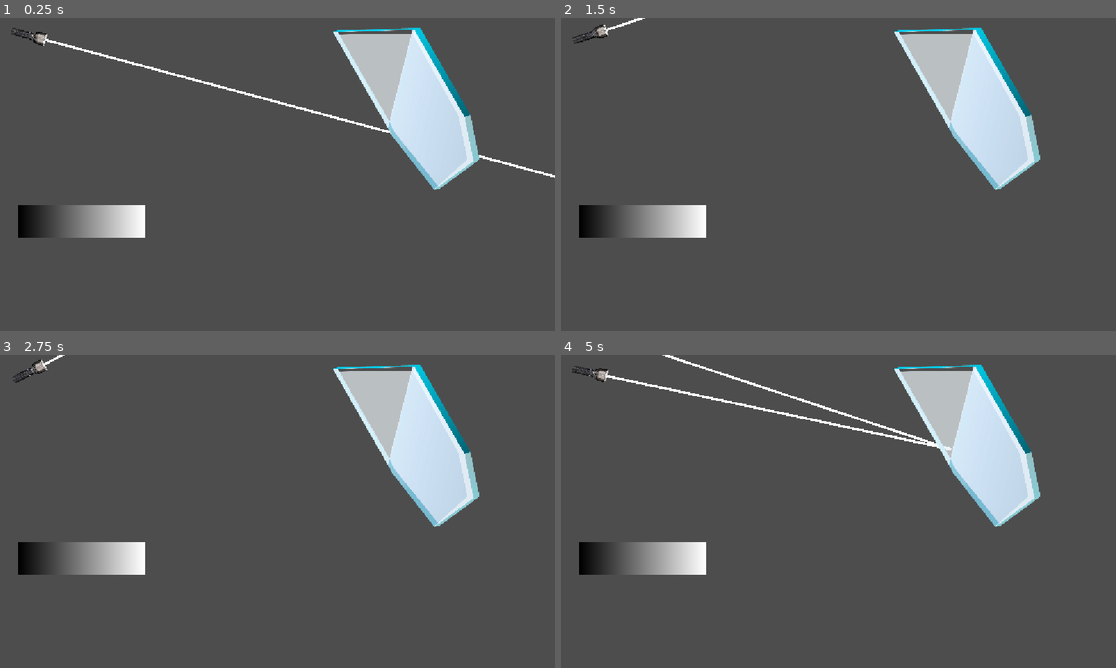
Above: before the commit, frames 1-4 (two rows, left to right).
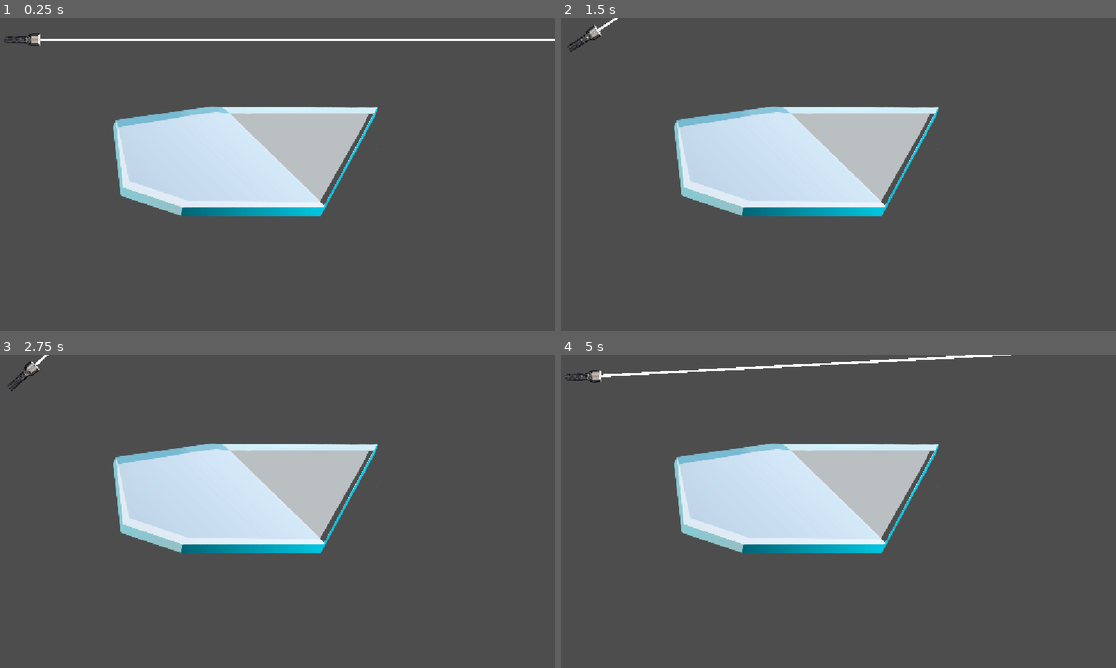
Above: after the commit, the same moments.

Repository: Zandiego228/mygamelizer
Game: Godot game, scene res://scene/node_2d.tscn
Two runs of this game, one before a commit and one after it. Both use one fixed random seed, a clock stepped at 60 frames per second and the inputs below. The engine's default icon, where the game draws it, is replaced by a stand-in: a white triangle on a blue panel in a dark square.
Inputs:
- Up to frame 1 (0.25 s): no input
- Up to frame 2 (1.5 s): tap Enter at 0.5 s; hold Right (ui_right) 0.53-1.28 s; hold Left (ui_left) from 1.28 s (still down)
- Up to frame 3 (2.75 s): release Left (ui_left) at 2.03 s; hold Right (ui_right) from 2.03 s (still down)
- Up to frame 4 (5 s): release Right (ui_right) at 3.53 s; hold Left (ui_left) from 3.53 s (still down)

The runs differ from the first frame. In frame 1, 24% of the frame differs, in the area x 0-100%, y 3-71%; in frame 2, 23%; in frame 3, 23%; in frame 4, 24%, in the area x 0-87%, y 0-71%.

Commit message:
добавил линзы

Diff:
--- /dev/null
+++ b/scene/double_lens.tscn
@@ -0,0 +1,16 @@
+[gd_scene format=3 uid="uid://dphlof61boq03"]
+
+[ext_resource type="Texture2D" uid="uid://bfdyfcuuthi5y" path="res://image/стекло подправленое текстура.png" id="1_io5by"]
+[ext_resource type="Script" uid="uid://b34xp30qwwjnd" path="res://script/double_lens.gd" id="2_io5by"]
+
+[node name="double_lens" type="Sprite2D" unique_id=2027413619]
+scale = Vector2(0.5630904, 0.56309044)
+texture = ExtResource("1_io5by")
+script = ExtResource("2_io5by")
+
+[node name="Area2D" type="Area2D" parent="." unique_id=378486935]
+
+[node name="CollisionPolygon2D" type="CollisionPolygon2D" parent="Area2D" unique_id=2103188885]
+position = Vector2(-17.37614, 12.370604)
+scale = Vector2(0.9162464, 0.9162465)
+polygon = PackedVector2Array(248.23041, -66.80133, -367.381, -71.74958, -714.90356, -19.792988, -724.8328, 4.948247, -695.04517, 257.30884, -476.6024, 331.53253, 39.716866, 331.53253, 243.26581, -39.585976)
--- /dev/null
+++ b/scene/lens.tscn
@@ -0,0 +1,17 @@
+[gd_scene format=3 uid="uid://br2b7j8pkxihh"]
+
+[ext_resource type="Texture2D" uid="uid://bfdyfcuuthi5y" path="res://image/стекло подправленое текстура.png" id="1_scjey"]
+[ext_resource type="Script" uid="uid://dd2ccq1tqb03u" path="res://script/lens.gd" id="2_waglv"]
+
+[node name="lens" type="Sprite2D" unique_id=2027413619]
+position = Vector2(620, 243)
+scale = Vector2(0.40285152, 0.40418354)
+texture = ExtResource("1_scjey")
+script = ExtResource("2_waglv")
+
+[node name="Area2D" type="Area2D" parent="." unique_id=378486935]
+
+[node name="CollisionPolygon2D" type="CollisionPolygon2D" parent="Area2D" unique_id=2103188885]
+position = Vector2(-17.37614, 12.370604)
+scale = Vector2(0.9162464, 0.9162465)
+polygon = PackedVector2Array(248.23041, -66.80133, -367.381, -71.74958, -714.90356, -19.792988, -724.8328, 4.948247, -695.04517, 257.30884, -476.6024, 331.53253, 39.716866, 331.53253, 243.26581, -39.585976)
--- a/scene/mirror.tscn
+++ b/scene/mirror.tscn
@@ -1,18 +1,16 @@
-[gd_scene format=3 uid="uid://br2b7j8pkxihh"]
+[gd_scene format=3 uid="uid://vvafkehhwhee"]
 
-[ext_resource type="Texture2D" uid="uid://bfdyfcuuthi5y" path="res://image/стекло подправленое текстура.png" id="1_scjey"]
+[ext_resource type="Texture2D" uid="uid://pgyjxkhtvp73" path="res://image/black.png" id="1_igoce"]
 
-[sub_resource type="RectangleShape2D" id="RectangleShape2D_j7ndo"]
-size = Vector2(16.987595, 517.956)
+[sub_resource type="RectangleShape2D" id="RectangleShape2D_g4v7s"]
+size = Vector2(50.000008, 50.000004)
 
-[node name="Sprite2D" type="Sprite2D" unique_id=2027413619]
-scale = Vector2(0.40285152, 0.40418354)
-texture = ExtResource("1_scjey")
+[node name="mirror" type="Sprite2D" unique_id=1219286579]
+texture = ExtResource("1_igoce")
 
-[node name="StaticBody2D" type="StaticBody2D" parent="." unique_id=450408220]
+[node name="StaticBody2D" type="StaticBody2D" parent="." unique_id=696093580]
 
-[node name="CollisionShape2D" type="CollisionShape2D" parent="StaticBody2D" unique_id=1813655372]
-position = Vector2(-137.00275, 114.8275)
-rotation = -0.7853981
-scale = Vector2(0.99999994, 0.9999999)
-shape = SubResource("RectangleShape2D_j7ndo")
+[node name="CollisionShape2D" type="CollisionShape2D" parent="StaticBody2D" unique_id=1296944513]
+position = Vector2(-7.0929525e-07, 2.658367e-06)
+scale = Vector2(0.99999976, 0.99999976)
+shape = SubResource("RectangleShape2D_g4v7s")
--- a/scene/node_2d.tscn
+++ b/scene/node_2d.tscn
@@ -1,50 +1,21 @@
 [gd_scene format=3 uid="uid://yns24d7rvraj"]
 
-[ext_resource type="Script" uid="uid://dyxfbrogcsw4q" path="res://script/node_2d.gd" id="1_0e48y"]
-[ext_resource type="PackedScene" uid="uid://br2b7j8pkxihh" path="res://scene/mirror.tscn" id="2_3cebx"]
-[ext_resource type="Texture2D" uid="uid://bx40bofn7yy27" path="res://image/icon.svg" id="3_epypp"]
+[ext_resource type="PackedScene" uid="uid://dphlof61boq03" path="res://scene/double_lens.tscn" id="4_3cebx"]
 [ext_resource type="Texture2D" uid="uid://dk05amkyays6l" path="res://image/image-Photoroom.png" id="4_tytcy"]
 [ext_resource type="Script" uid="uid://c4v7c3222r8v0" path="res://script/line.gd" id="5_462ap"]
 [ext_resource type="PackedScene" uid="uid://c8ey3p8d8iapd" path="res://scene/beam.tscn" id="5_tytcy"]
 
-[sub_resource type="Gradient" id="Gradient_0e48y"]
-
-[sub_resource type="GradientTexture2D" id="GradientTexture2D_0hol4"]
-gradient = SubResource("Gradient_0e48y")
-
-[sub_resource type="RectangleShape2D" id="RectangleShape2D_g4v7s"]
-size = Vector2(64.0091, 63.82001)
-
 [node name="Node2D" type="Node2D" unique_id=1161118209]
-script = ExtResource("1_0e48y")
-
-[node name="Sprite2D" parent="." unique_id=2027413619 instance=ExtResource("2_3cebx")]
-position = Vector2(765.00006, 102.00003)
-rotation = -2.0943952
-
-[node name="mirror" type="Sprite2D" parent="." unique_id=1850462665]
-position = Vector2(171, 421)
-scale = Vector2(4.101022, 1.0695899)
-texture = SubResource("GradientTexture2D_0hol4")
-
-[node name="Area2D" type="Area2D" parent="mirror" unique_id=1000686327]
-
-[node name="CollisionShape2D" type="CollisionShape2D" parent="mirror/Area2D" unique_id=1156845377]
-position = Vector2(-0.0045681, 0.08996582)
-scale = Vector2(1, 1.0000001)
-shape = SubResource("RectangleShape2D_g4v7s")
-
-[node name="Sprite2D2" type="Sprite2D" parent="." unique_id=1766098506]
-position = Vector2(-109.00001, 573)
-scale = Vector2(0.09375012, 0.1015624)
-texture = ExtResource("3_epypp")
 
 [node name="line" type="Sprite2D" parent="." unique_id=63424759]
-position = Vector2(61, 36.000008)
-rotation = 1.8325958
+position = Vector2(47.999996, 44.99999)
+rotation = 1.5707964
 scale = Vector2(0.11622682, 0.11622682)
 texture = ExtResource("4_tytcy")
 script = ExtResource("5_462ap")
 
 [node name="Beam" parent="line" unique_id=1239925210 instance=ExtResource("5_tytcy")]
 scale = Vector2(6.6666665, 6.6666665)
+
+[node name="double_lens" parent="." unique_id=2027413619 instance=ExtResource("4_3cebx")]
+position = Vector2(644, 223)
--- /dev/null
+++ b/scene/woll.tscn
@@ -0,0 +1,16 @@
+[gd_scene format=3 uid="uid://y8u5va88yc1u"]
+
+[ext_resource type="Texture2D" uid="uid://dj21o5fnsf4pm" path="res://image/withe.png" id="1_m4et8"]
+
+[sub_resource type="RectangleShape2D" id="RectangleShape2D_g4v7s"]
+size = Vector2(50, 50)
+
+[node name="woll" type="Sprite2D" unique_id=1771300014]
+texture = ExtResource("1_m4et8")
+
+[node name="Area2D" type="Area2D" parent="." unique_id=48299851]
+
+[node name="CollisionShape2D" type="CollisionShape2D" parent="Area2D" unique_id=194822695]
+position = Vector2(-2.098083e-06, 7.6293924e-07)
+scale = Vector2(0.99999976, 0.99999976)
+shape = SubResource("RectangleShape2D_g4v7s")
--- /dev/null
+++ b/script/double_lens.gd
@@ -0,0 +1,24 @@
+extends Sprite2D
+
+var clone = 0
+var clone2 = 0
+
+# Called when the node enters the scene tree for the first time.
+func _ready() -> void:
+	clone = preload("res://scene/beam.tscn").instantiate()
+	clone2 = preload("res://scene/beam.tscn").instantiate()
+	add_child(clone)
+	add_child(clone2)
+	clone.position = Vector2(-150, -60)
+	clone2.rotation_degrees = $".".rotation_degrees + 180
+	clone2.position = Vector2(-150, 300)
+	pass
+	# Replace with function body.
+
+
+# Called every frame. 'delta' is the elapsed time since the previous frame.
+func _physics_process(delta: float) -> void:
+	#print($Area2D,$"../line/Beam".selff)
+	clone.visible = ($Area2D == $"../line/Beam".selff)
+	clone2.visible = ($Area2D == $"../line/Beam".selff)
+	#clone2.visible = ($Area2D == $"../line/Beam".selff)
--- a/script/laser.gd
+++ b/script/laser.gd
@@ -3,11 +3,12 @@
 var size_line = Vector2(10,10)
 var angle_deg
 var size
+var selff
+func _ready() -> void:
 
-func _ready() -> void:
 	z_index = -1
 	width = 0.5
-	default_color = Color.WHITE
+
 	$RayCast2D.collide_with_areas = true
 	$RayCast2D.target_position = Vector2(0, -1000)
 	scale = size_line / get_parent().scale
@@ -16,12 +17,16 @@
 	$RayCast2D.rotation_degrees = rotate
 	$RayCast2D.force_raycast_update()
 	if $RayCast2D.is_colliding() and size < 1000:
+		selff = $RayCast2D.get_collider()
 		size += 1
 		points1.append(to_local($RayCast2D.get_collision_point()))
-		angle_deg = rad_to_deg(($RayCast2D.to_global($RayCast2D.target_position) - $RayCast2D.global_position).bounce($RayCast2D.get_collision_normal()).angle()) + 90
-		lines($RayCast2D.get_parent().to_local($RayCast2D.get_collision_point()), angle_deg - $"..".global_rotation_degrees)
+		if $RayCast2D.get_collider() is StaticBody2D:
+			angle_deg = rad_to_deg(($RayCast2D.to_global($RayCast2D.target_position) - $RayCast2D.global_position).bounce($RayCast2D.get_collision_normal()).angle()) + 90
+			lines($RayCast2D.get_parent().to_local($RayCast2D.get_collision_point()), angle_deg - $"..".global_rotation_degrees)
+
 	else:
 		points1.append(to_local($RayCast2D.to_global($RayCast2D.target_position)))
+		selff = self
 func _physics_process(_delta: float) -> void:
 	$RayCast2D.position = Vector2.ZERO
 	points1 = [$RayCast2D.position]
--- /dev/null
+++ b/script/lens.gd
@@ -0,0 +1,18 @@
+extends Sprite2D
+
+var clone = 0
+
+
+# Called when the node enters the scene tree for the first time.
+func _ready() -> void:
+	clone = preload("res://scene/beam.tscn").instantiate()
+	add_child(clone)
+	clone.position = Vector2(-150, -60)
+	pass
+	# Replace with function body.
+
+
+# Called every frame. 'delta' is the elapsed time since the previous frame.
+func _physics_process(delta: float) -> void:
+	#print($Area2D,$"../line/Beam".selff)
+	clone.visible = ($Area2D == $"../line/Beam".selff)
--- a/script/node_2d.gd
+++ /dev/null
@@ -1,11 +0,0 @@
-extends Node2D
-
-
-# Called when the node enters the scene tree for the first time.
-func _ready() -> void:
-
-	pass # Replace with function body.
-
-# Called every frame. 'delta' is the elapsed time since the previous frame.
-func _process(delta: float) -> void:
-	pass
Binary file added: image/black.png
Not shown, added: image/black.png.import
Binary file added: image/withe.png
Not shown, added: image/withe.png.import
Not shown, added: script/double_lens.gd.uid
Not shown, added: script/lens.gd.uid
Not shown, removed: script/node_2d.gd.uid
